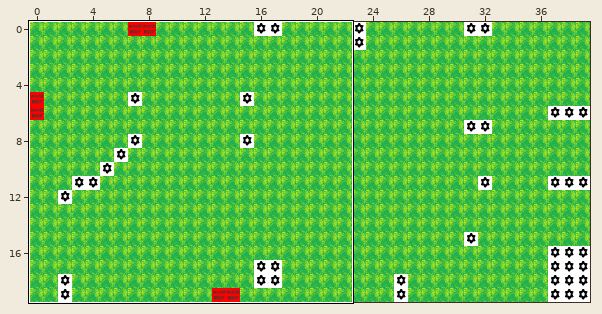
Tiled map: map2.tmx. The picture above shows the old version from afar; the outline marks the close-up.
Close-up. Before the commit:
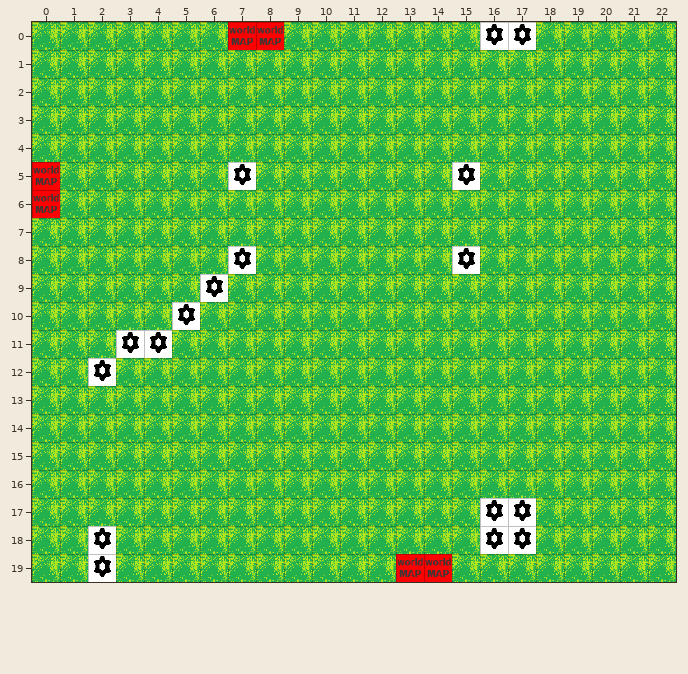
Cells are 34x34 px. Shown: x 0..22, y 0..19. Tiles whose own drawing changed are shown in their newer look in all pictures.
And afterwards:
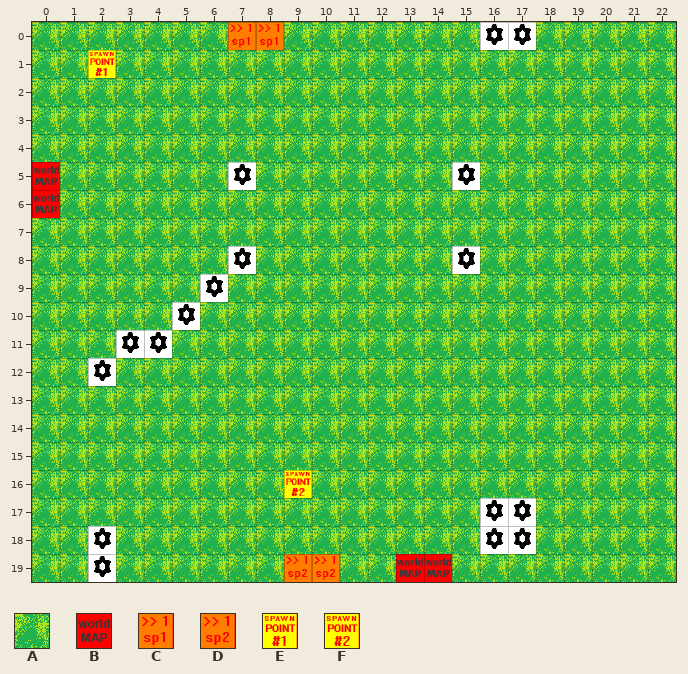
Key: from "sett": A 5, B 8, C 10, D 11, E 20, F 21.
_ is an empty cell.
Tiles of an added or newly shown layer are drawn over the layers below it.
Edits made:
Layer "map":
The author changed tile B to tile C in row 0 at x 7 to 8.
The author changed tile A to tile D in row 19 at x 9 to 10.
Layer "special_effects" (added):
Tile E now appears in row 1 at x 2.
Tile F now appears in row 16 at x 9.
Where, in picture pixels (left, top, right, bottom), the same in both close-ups:
changed: (228, 22, 284, 50)
added: (88, 50, 116, 78)
added: (284, 470, 312, 498)
changed: (284, 554, 340, 582)
